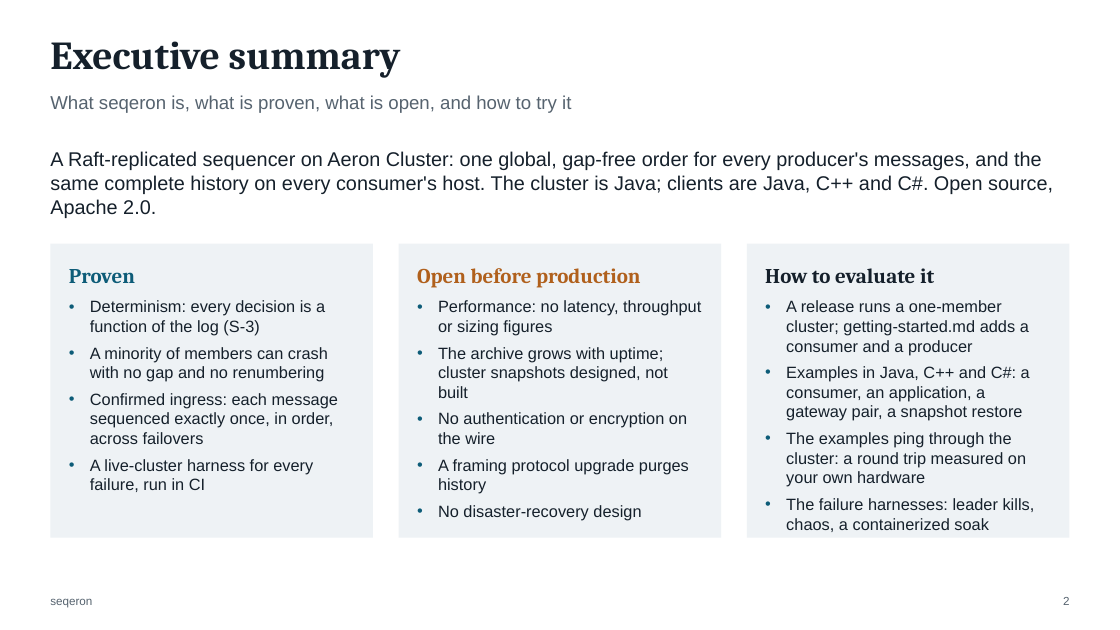
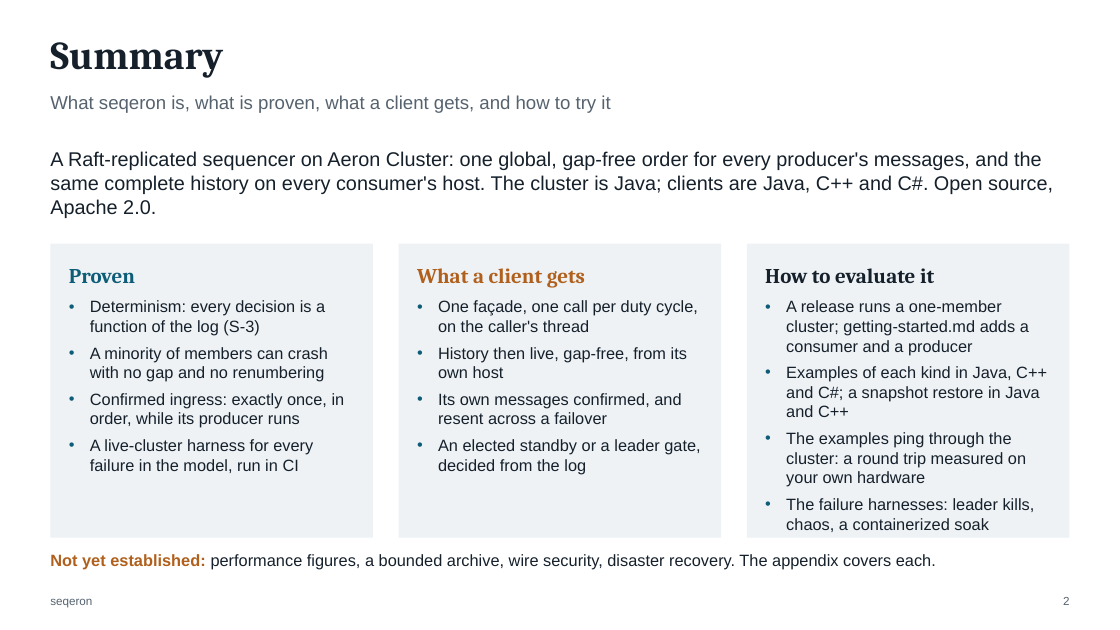
Before and after one commit to FredrikJDahlberg/seqeron, a slide deck: slide 2 of doc/presentation/seqeron-architecture.pptx. Drawn at 1120x630 pixels with LibreOffice and Linux fonts; fonts in the diff are those of the drawing. Boxes give left, top, right and bottom in pixels: in the first picture for what was removed or moved away, otherwise in the second. Text is boxed around its words. In the diff, an @@ line names an element or a change of style, - is before the commit and + after.

Commit message:
Updated presentation

```diff
--- a/doc/presentation/seqeron-architecture.pptx
+++ b/doc/presentation/seqeron-architecture.pptx
@@ title at <box>50,42,223,78</box>: text changed @@
-Executive summary
+Summary
@@ text at <box>50,95,610,113</box>: text changed @@
-What seqeron is, what is proven, what is open, and how to try it
+What seqeron is, what is proven, what a client gets, and how to try it
@@ text in rectangle at <box>417,268,700,474</box>: text changed @@
-Open before production
-• Performance: no latency, throughput or sizing figures
-• The archive grows with uptime; cluster snapshots designed, not built
-• No authentication or encryption on the wire
-• A framing protocol upgrade purges history
-• No disaster-recovery design
+What a client gets
+• One façade, one call per duty cycle, on the caller's thread
+• History then live, gap-free, from its own host
+• Its own messages confirmed, and resent across a failover
+• An elected standby or a leader gate, decided from the log
@@ text in rectangle at <box>786,366,1047,417</box>: text changed @@
-• Examples in Java, C++ and C#: a consumer, an application, a gateway pair, a snapshot restore
+• Examples of each kind in Java, C++ and C#; a snapshot restore in Java and C++
@@ text in rectangle at <box>90,393,345,473</box>: text changed @@
-• Confirmed ingress: each message sequenced exactly once, in order, across failovers
-• A live-cluster harness for every failure, run in CI
+• Confirmed ingress: exactly once, in order, while its producer runs
+• A live-cluster harness for every failure in the model, run in CI
@@ text added at <box>50,554,936,570</box>, 14 pt, text #15202B @@
+Not yet established: performance figures, a bounded archive, wire security, disaster recovery. The appendix covers each.
```
Also in this commit, not shown: 25 other slides changed, 4 slides added, 1 other file.
